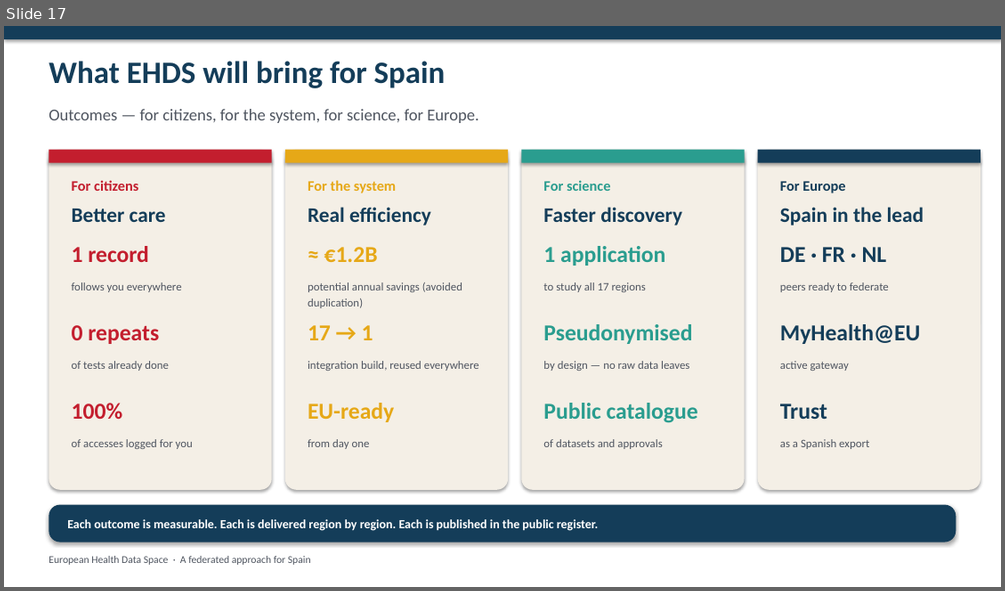
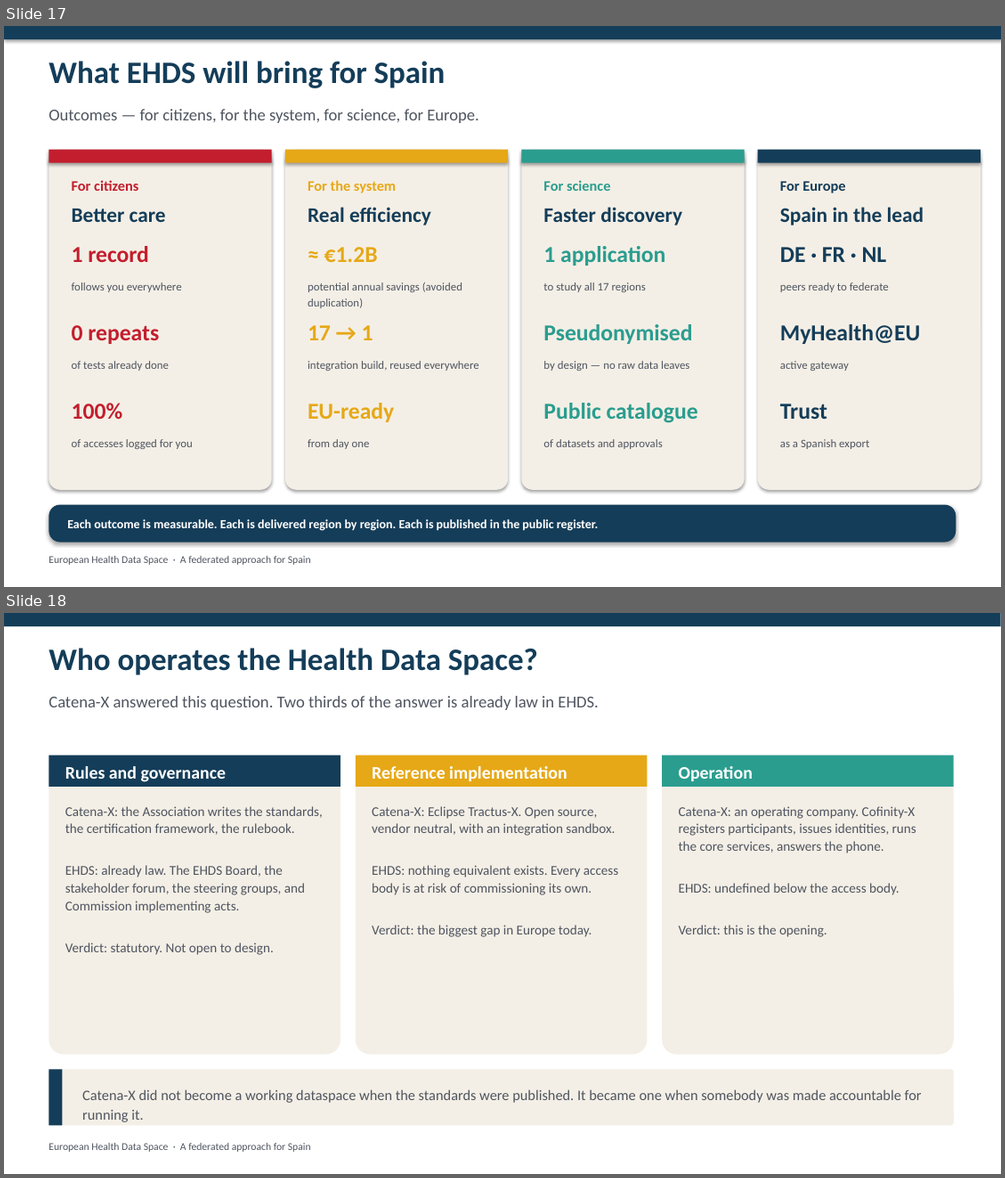
Before and after one commit to ma3u/MinimumViableHealthDataspacev2, a slide deck: docs/demos/spain-ehds-ministry-deck.pptx. Shown one above the other, each under a label of ours: slide 17 before the commit, slides 17 and 18 after it. The pictures are 1005x591 and 1005x1178 pixels, drawn with LibreOffice and Linux fonts; fonts in the diff are those of the drawing. Boxes give left, top, right and bottom in pixels: in the first picture for what was removed or moved away, otherwise in the second. Text is boxed around its words. In the diff, an @@ line names an element or a change of style, - is before the commit and + after.

Commit message:
docs(deck): six closing slides on who would operate the health dataspace
The ministry deck ended on outcomes and a conversation, with nothing between the
demo and the ask about who actually runs the thing. That is the question the
audit step always provokes, so it now has an answer in the deck rather than only
in a paper nobody in the room is reading.

Inserted before 'The conversation we want to start': the three-layer split and
which two EHDS already legislates, the model on one page, the Art. 55(3) line
between what the access body keeps and what an operator runs, the five
functions, the statutory dates, and why Art. 62 makes this cost recovery rather
than a platform business.

The deck has no master to inherit from, every slide being Blank with hand-placed
shapes, so add-operating-model-slides.py reproduces the house style from
coordinates and colours read back out of the existing slides. It refuses to run
twice. Verified after the round trip: all 19 original slides unchanged in
structure and text, all 25 media parts intact.

```diff
--- a/docs/demos/spain-ehds-ministry-deck.pptx
+++ b/docs/demos/spain-ehds-ministry-deck.pptx
@@ slide 18 added at [4, 613, 1001, 1174], background #FFFFFF @@
@@ rectangle added at [4, 613, 1001, 626], fill #143D59 @@
@@ text added at [48, 648, 538, 675], 30 pt, text #143D59, bold @@
+Who operates the Health Data Space?
@@ text added at [48, 696, 598, 710], 16 pt, text #4F5560 @@
+Catena-X answered this question. Two thirds of the answer is already law in EHDS.
@@ rounded rectangle added at [48, 755, 340, 1054], fill #F4EFE6 @@
@@ rectangle added at [48, 755, 340, 787], fill #143D59 @@
@@ text added at [65, 766, 226, 782], 17 pt, text #FFFFFF, bold @@
+Rules and governance
@@ rounded rectangle added at [356, 755, 647, 1054], fill #F4EFE6 @@
@@ rectangle added at [356, 755, 647, 787], fill #E6A817 @@
@@ text added at [372, 766, 566, 781], 17 pt, text #FFFFFF, bold @@
+Reference implementation
@@ rounded rectangle added at [662, 755, 954, 1054], fill #F4EFE6 @@
@@ rectangle added at [662, 755, 954, 787], fill #2A9D8F @@
@@ text added at [679, 766, 752, 781], 17 pt, text #FFFFFF, bold @@
+Operation
@@ text added at [65, 806, 323, 955], 13 pt, text #4F5560 @@
+Catena-X: the Association writes the standards, the certification framework, the rulebook.
+EHDS: already law. The EHDS Board, the stakeholder forum, the steering groups, and Commission implementing acts.
+Verdict: statutory. Not open to design.
@@ text added at [372, 806, 618, 937], 13 pt, text #4F5560 @@
+Catena-X: Eclipse Tractus-X. Open source, vendor neutral, with an integration sandbox.
+EHDS: nothing equivalent exists. Every access body is at risk of commissioning its own.
+Verdict: the biggest gap in Europe today.
@@ text added at [679, 806, 916, 937], 13 pt, text #4F5560 @@
+Catena-X: an operating company. Cofinity-X registers participants, issues identities, runs the core services, answers the phone.
+EHDS: undefined below the access body.
+Verdict: this is the opening.
@@ rounded rectangle added at [48, 1070, 954, 1126], fill #F4EFE6 @@
@@ rectangle added at [48, 1070, 63, 1126], fill #143D59 @@
@@ text added at [82, 1089, 922, 1122], 14 pt, text #4F5560 @@
+Catena-X did not become a working dataspace when the standards were published. It became one when somebody was made accountable for running it.
@@ text added at [48, 1143, 311, 1151], 10 pt, text #4F5560 @@
+European Health Data Space · A federated approach for Spain
```
Also in this commit, not shown: 5 other slides added, 3 other files.
